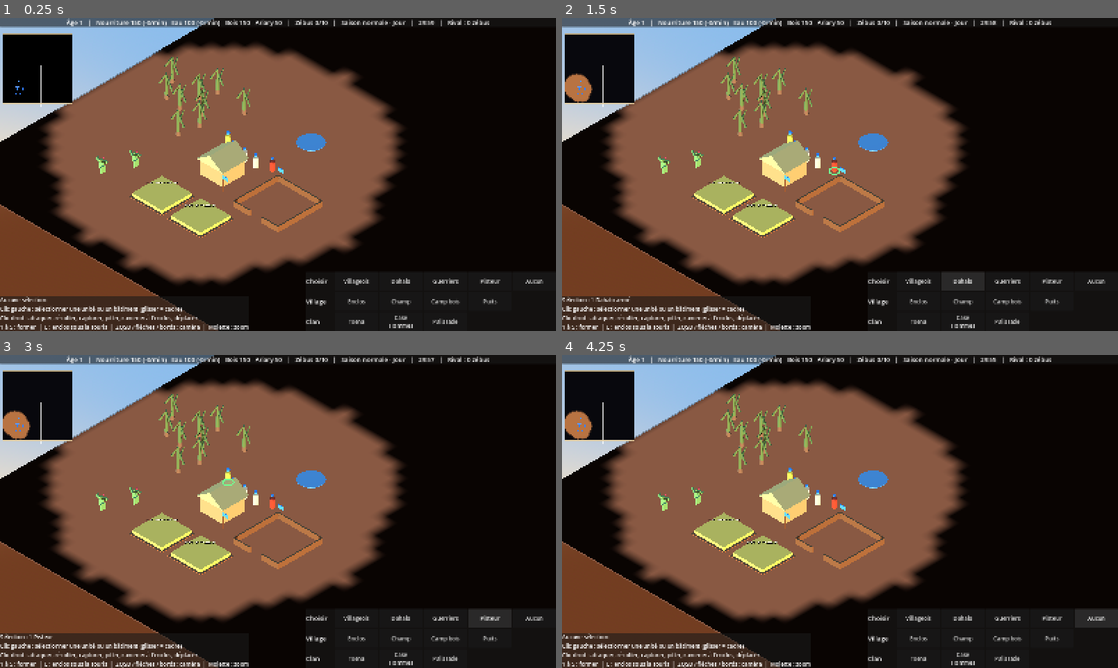
Above: before the commit, frames 1-4 (two rows, left to right).
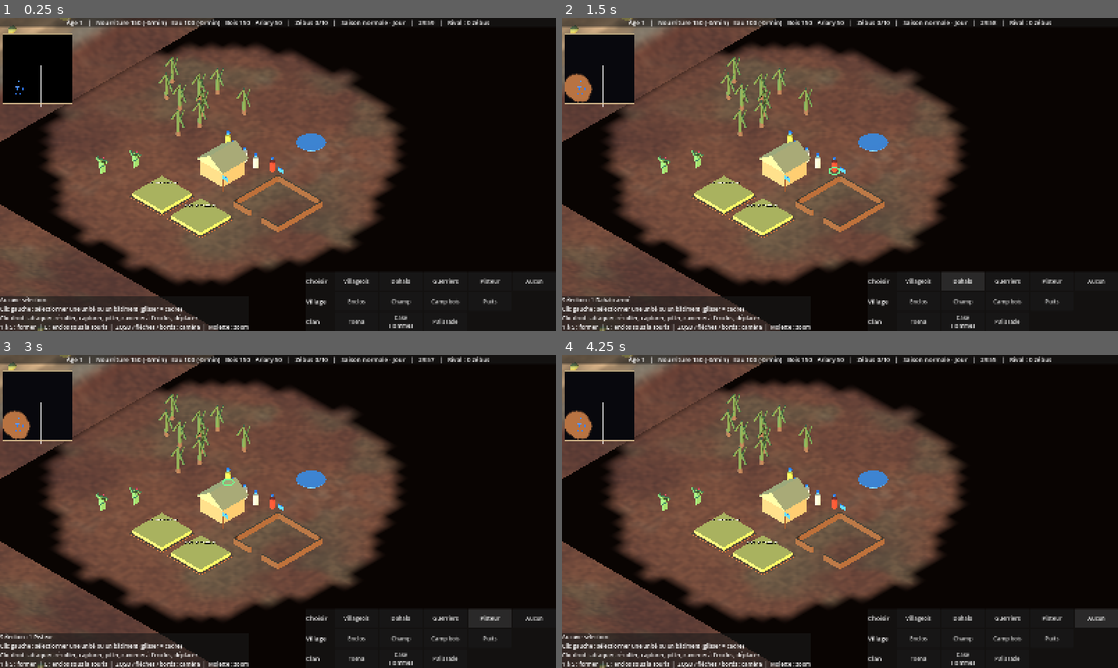
Above: after the commit, the same moments.

Repository: heishandria/dahalo
Game: Godot game, scene res://scenes/main.tscn
Two runs of this game, one before a commit and one after it. Both use one fixed random seed, a clock stepped at 60 frames per second and the inputs below.
Inputs:
- Up to frame 1 (0.25 s): no input
- Up to frame 2 (1.5 s): click "Villageois" at 0.5 s; click "Dahalo" at 1.25 s
- Up to frame 3 (3 s): click "Guerriers" at 2 s; click "Pisteur" at 2.75 s
- Up to frame 4 (4.25 s): click "Aucun" at 3.5 s

The runs differ from the first frame. In frame 1, 24% of the frame differs, in the area x 0-71%, y 0-100%; in frame 2, 24%; in frame 3, 24%; in frame 4, 24%.

Commit message:
Carte : sol de latérite par shader, relief et décor autour de la zone de jeu
Purement visuel : aucune collision, hors navmesh. Escarpements côté lointain,
collines basses côté caméra pour ne pas cacher les unités. La sécheresse
pâlit le sol et le relief. Nouvelle capture CI : bord du relief.

Co-Authored-By: Claude Opus 5.5 <noreply@anthropic.com>

Diff:
--- a/scenes/main.gd
+++ b/scenes/main.gd
@@ -35,9 +35,6 @@
 const AMBIANCE_NUIT := 0.5
 const CIEL_NUIT := 0.4
 const COULEUR_LUNE := Color(0.8, 0.83, 0.95)   # clair de lune presque neutre (moins bleu)
-
-const COULEUR_SOL := Color(0.72, 0.36, 0.2)
-const COULEUR_SOL_SECHERESSE := Color(0.82, 0.5, 0.3)
 
 @onready var entites: Node3D = $Entites
 @onready var navigation: NavigationRegion3D = $NavigationRegion3D
@@ -461,6 +458,7 @@
 
 
 func _on_meteo(secheresse: bool) -> void:
-	var m := sol.material_override as StandardMaterial3D
+	# Le relief (scenes/world/paysage.gd) écoute le même signal.
+	var m := sol.material_override as ShaderMaterial
 	if m:
-		m.albedo_color = COULEUR_SOL_SECHERESSE if secheresse else COULEUR_SOL
+		m.set_shader_parameter("secheresse", 1.0 if secheresse else 0.0)
--- a/scenes/main.tscn
+++ b/scenes/main.tscn
@@ -1,10 +1,12 @@
-[gd_scene load_steps=14 format=3]
+[gd_scene load_steps=15 format=3]
 
 [ext_resource type="Script" path="res://scenes/main.gd" id="1_main"]
 [ext_resource type="Script" path="res://systems/rts_camera.gd" id="2_camera"]
 [ext_resource type="Script" path="res://ui/hud.gd" id="3_hud"]
 [ext_resource type="Script" path="res://systems/selection_manager.gd" id="4_selection"]
 [ext_resource type="Script" path="res://systems/ai_controller.gd" id="5_ia"]
+[ext_resource type="PackedScene" path="res://scenes/world/paysage.tscn" id="6_paysage"]
+[ext_resource type="Shader" path="res://scenes/world/terrain.gdshader" id="7_terrain"]
 
 [sub_resource type="ProceduralSkyMaterial" id="Ciel_mat"]
 sky_top_color = Color(0.42, 0.6, 0.85, 1)
@@ -30,10 +32,10 @@
 [sub_resource type="PlaneMesh" id="Sol_mesh"]
 size = Vector2(120, 120)
 
-[sub_resource type="StandardMaterial3D" id="Sol_mat"]
+[sub_resource type="ShaderMaterial" id="Sol_mat"]
 resource_local_to_scene = true
-albedo_color = Color(0.72, 0.36, 0.2, 1)
-roughness = 1.0
+render_priority = 0
+shader = ExtResource("7_terrain")
 
 [sub_resource type="BoxShape3D" id="Sol_forme"]
 size = Vector3(120, 1, 120)
@@ -62,6 +64,8 @@
 [node name="Forme" type="CollisionShape3D" parent="NavigationRegion3D/SolPhysique"]
 transform = Transform3D(1, 0, 0, 0, 1, 0, 0, 0, 1, 0, -0.5, 0)
 shape = SubResource("Sol_forme")
+
+[node name="Paysage" parent="." instance=ExtResource("6_paysage")]
 
 [node name="Entites" type="Node3D" parent="."]
 
--- /dev/null
+++ b/scenes/world/paysage.gd
@@ -0,0 +1,199 @@
+extends Node3D
+## Paysage autour de la zone de jeu : relief (collines puis plateau) et décor (rochers, fourrés,
+## épineux, baobabs). Purement visuel : aucune collision, hors du navmesh, aucun effet sur le jeu.
+## La zone de jeu (±DEMI_CARTE) reste plate à y = 0 ; le relief part de son bord.
+## Spec : docs/specs/carte.md
+
+const ETENDUE := 200.0          # le relief couvre ±200 m : la caméra ne voit jamais le vide
+const PAS := 4.0                # maillage du relief (DEMI_CARTE doit en être un multiple)
+const GRAINE := 20261117        # paysage identique à chaque partie (captures comparables)
+const NOMBRE_ROCHERS := 170
+const NOMBRE_FOURRES := 260
+const NOMBRE_TOUFFES_EPINEUX := 140   # touffes de 3 à 5 tiges (épineux de type Alluaudia)
+const NOMBRE_BAOBABS := 10
+
+const COULEUR_ROCHER := Color(0.6, 0.5, 0.4)
+const COULEUR_FOURRE := Color(0.36, 0.38, 0.22)
+const COULEUR_TIGE := Color(0.4, 0.42, 0.3)
+const COULEUR_BAOBAB := Color(0.55, 0.45, 0.38)
+const COULEUR_COURONNE := Color(0.32, 0.38, 0.2)
+
+var _bruit := FastNoiseLite.new()
+var _bruit_fin := FastNoiseLite.new()
+var _hasard := RandomNumberGenerator.new()
+var _materiau_relief := ShaderMaterial.new()
+
+
+func _ready() -> void:
+	_bruit.seed = GRAINE
+	_bruit.frequency = 0.018
+	_bruit.fractal_octaves = 3
+	_bruit_fin.seed = GRAINE + 1
+	_bruit_fin.frequency = 0.09
+	_hasard.seed = GRAINE
+	_materiau_relief.shader = preload("res://scenes/world/terrain.gdshader")
+	EventBus.meteo_change.connect(_on_meteo)
+	_creer_relief()
+	_creer_decor()
+
+
+## Hauteur du relief : 0 dans la zone de jeu, collines basses près du bord, puis un plateau au loin.
+## La caméra regarde vers -X -Z : côté proche (bas de l'écran, +X +Z) le relief reste bas pour ne pas
+## cacher les unités, qui circulent jusqu'à ±56 m ; côté lointain (haut de l'écran), de vrais escarpements.
+func hauteur(x: float, z: float) -> float:
+	var d := maxf(absf(x), absf(z)) - GameRules.DEMI_CARTE
+	if d <= 0.0:
+		return 0.0
+	var n := (_bruit.get_noise_2d(x, z) + 1.0) * 0.5
+	var lointain := smoothstep(-40.0, 40.0, -(x + z))   # 1 en haut de l'écran, 0 en bas
+	var montee := smoothstep(0.0, 30.0, d)
+	var collines := montee * (2.0 + 10.0 * n)
+	var escarpement := smoothstep(6.0, 18.0, d) * (10.0 + 12.0 * n) * lointain
+	var plateau := smoothstep(30.0, 70.0, d) * 8.0
+	var detail := _bruit_fin.get_noise_2d(x, z) * (1.5 + 2.0 * lointain) * montee
+	return maxf(0.0, collines + escarpement + plateau + detail)
+
+
+func _creer_relief() -> void:
+	var cotes := int(2.0 * ETENDUE / PAS) + 1
+	var sommets := PackedVector3Array()
+	var normales := PackedVector3Array()
+	sommets.resize(cotes * cotes)
+	normales.resize(cotes * cotes)
+	for i in cotes:
+		for j in cotes:
+			var x := -ETENDUE + i * PAS
+			var z := -ETENDUE + j * PAS
+			sommets[i * cotes + j] = Vector3(x, hauteur(x, z), z)
+			# Normale par différences finies : relief lisse.
+			var dx := hauteur(x + 1.0, z) - hauteur(x - 1.0, z)
+			var dz := hauteur(x, z + 1.0) - hauteur(x, z - 1.0)
+			normales[i * cotes + j] = Vector3(-dx, 2.0, -dz).normalized()
+	var indices := PackedInt32Array()
+	for i in cotes - 1:
+		for j in cotes - 1:
+			var x := -ETENDUE + (i + 0.5) * PAS
+			var z := -ETENDUE + (j + 0.5) * PAS
+			if absf(x) < GameRules.DEMI_CARTE and absf(z) < GameRules.DEMI_CARTE:
+				continue  # zone de jeu : c'est le sol de la scène principale
+			var a := i * cotes + j
+			var b := a + cotes
+			indices.append_array([a, b, a + 1, a + 1, b, b + 1])
+	var tableaux := []
+	tableaux.resize(Mesh.ARRAY_MAX)
+	tableaux[Mesh.ARRAY_VERTEX] = sommets
+	tableaux[Mesh.ARRAY_NORMAL] = normales
+	tableaux[Mesh.ARRAY_INDEX] = indices
+	var maillage := ArrayMesh.new()
+	maillage.add_surface_from_arrays(Mesh.PRIMITIVE_TRIANGLES, tableaux)
+	var relief := MeshInstance3D.new()
+	relief.name = "Relief"
+	relief.mesh = maillage
+	relief.material_override = _materiau_relief
+	add_child(relief)
+
+
+# --- Décor (MultiMesh : quelques appels de dessin pour des centaines d'objets) ---
+
+func _creer_decor() -> void:
+	var rocher := SphereMesh.new()
+	rocher.radial_segments = 7
+	rocher.rings = 3
+	var rochers: Array[Transform3D] = []
+	for k in NOMBRE_ROCHERS:
+		var p := _point_hors_jeu(2.0, 110.0)
+		var e := _hasard.randf_range(0.6, 2.6)
+		var base := Basis(Vector3.UP, _hasard.randf() * TAU).scaled(Vector3(e * _hasard.randf_range(0.8, 1.6), e * 0.6, e))
+		rochers.append(Transform3D(base, p + Vector3(0, e * 0.15, 0)))
+	_ajouter_multimesh("Rochers", rocher, rochers, COULEUR_ROCHER, 0.12)
+
+	var fourre := SphereMesh.new()
+	fourre.radial_segments = 6
+	fourre.rings = 3
+	var fourres: Array[Transform3D] = []
+	for k in NOMBRE_FOURRES:
+		var p := _point_hors_jeu(3.0, 120.0)
+		var e := _hasard.randf_range(0.7, 1.8)
+		fourres.append(Transform3D(Basis().scaled(Vector3(e * 1.3, e * 0.7, e * 1.3)), p + Vector3(0, e * 0.25, 0)))
+	_ajouter_multimesh("Fourres", fourre, fourres, COULEUR_FOURRE, 0.18)
+
+	# Épineux : touffes de tiges dressées, un peu écartées (silhouette du bush de l'Androy).
+	var tige := CylinderMesh.new()
+	tige.top_radius = 0.1
+	tige.bottom_radius = 0.2
+	tige.height = 1.0
+	tige.radial_segments = 5
+	tige.rings = 1
+	var tiges: Array[Transform3D] = []
+	for k in NOMBRE_TOUFFES_EPINEUX:
+		var centre := _point_hors_jeu(7.0, 120.0)
+		# Côté proche de la caméra, des épineux bas : ils ne doivent pas masquer la zone de jeu.
+		var proche := smoothstep(-20.0, 60.0, centre.x + centre.z)
+		for t in _hasard.randi_range(3, 5):
+			var h := _hasard.randf_range(3.0, 6.5) * (1.0 - 0.6 * proche)
+			var axe := Vector3(_hasard.randf_range(-1, 1), 0, _hasard.randf_range(-1, 1)).normalized()
+			var base := Basis(axe, _hasard.randf_range(0.05, 0.3)).scaled(Vector3(1, h, 1))
+			var decalage := Vector3(_hasard.randf_range(-1.2, 1.2), 0, _hasard.randf_range(-1.2, 1.2))
+			var pied := centre + decalage
+			pied.y = hauteur(pied.x, pied.z)
+			tiges.append(Transform3D(base, pied + base.y * 0.5))
+	_ajouter_multimesh("Epineux", tige, tiges, COULEUR_TIGE, 0.15)
+
+	# Quelques baobabs, repères lointains.
+	var tronc := CylinderMesh.new()
+	tronc.top_radius = 0.6
+	tronc.bottom_radius = 1.2
+	tronc.height = 1.0
+	tronc.radial_segments = 8
+	var couronne := SphereMesh.new()
+	couronne.radial_segments = 8
+	couronne.rings = 4
+	var troncs: Array[Transform3D] = []
+	var couronnes: Array[Transform3D] = []
+	for k in NOMBRE_BAOBABS:
+		var p := _point_hors_jeu(15.0, 110.0)
+		var h := _hasard.randf_range(6.0, 9.0)
+		troncs.append(Transform3D(Basis().scaled(Vector3(1, h, 1)), p + Vector3(0, h * 0.5, 0)))
+		couronnes.append(Transform3D(Basis().scaled(Vector3(4.5, 1.4, 4.5)), p + Vector3(0, h + 0.3, 0)))
+	_ajouter_multimesh("BaobabsTroncs", tronc, troncs, COULEUR_BAOBAB, 0.08)
+	_ajouter_multimesh("BaobabsCouronnes", couronne, couronnes, COULEUR_COURONNE, 0.1)
+
+
+## Point au sol du relief, à une distance du bord de la zone de jeu comprise entre d_min et d_max.
+func _point_hors_jeu(d_min: float, d_max: float) -> Vector3:
+	var limite := GameRules.DEMI_CARTE
+	while true:
+		var x := _hasard.randf_range(-limite - d_max, limite + d_max)
+		var z := _hasard.randf_range(-limite - d_max, limite + d_max)
+		var d := maxf(absf(x), absf(z)) - limite
+		if d >= d_min and d <= d_max:
+			return Vector3(x, hauteur(x, z), z)
+	return Vector3.ZERO
+
+
+## variation : écart de teinte aléatoire d'un objet à l'autre.
+func _ajouter_multimesh(nom: String, maillage: Mesh, transformations: Array[Transform3D], couleur: Color,
+		variation: float) -> void:
+	var multi := MultiMesh.new()
+	multi.transform_format = MultiMesh.TRANSFORM_3D
+	multi.use_colors = true
+	multi.mesh = maillage
+	multi.instance_count = transformations.size()
+	for k in transformations.size():
+		multi.set_instance_transform(k, transformations[k])
+		var v := _hasard.randf_range(-variation, variation)
+		multi.set_instance_color(k, Color(couleur.r + v, couleur.g + v, couleur.b + v * 0.7))
+	var materiau := StandardMaterial3D.new()
+	materiau.vertex_color_use_as_albedo = true
+	materiau.vertex_color_is_srgb = true   # couleurs données en sRGB, sinon elles sont délavées
+	materiau.roughness = 1.0
+	materiau.metallic_specular = 0.1   # mat, sans reflet bleuté du ciel
+	var instance := MultiMeshInstance3D.new()
+	instance.name = nom
+	instance.multimesh = multi
+	instance.material_override = materiau
+	add_child(instance)
+
+
+func _on_meteo(secheresse: bool) -> void:
+	_materiau_relief.set_shader_parameter("secheresse", 1.0 if secheresse else 0.0)
--- /dev/null
+++ b/scenes/world/paysage.tscn
@@ -0,0 +1,6 @@
+[gd_scene load_steps=2 format=3]
+
+[ext_resource type="Script" path="res://scenes/world/paysage.gd" id="1_paysage"]
+
+[node name="Paysage" type="Node3D"]
+script = ExtResource("1_paysage")
--- /dev/null
+++ b/scenes/world/terrain.gdshader
@@ -0,0 +1,69 @@
+// Sol de l'Androy : latérite, plaques de sable, herbe sèche ; roche calcaire sur les pentes et les hauteurs.
+// Utilisé par le sol de la zone de jeu ET par le relief qui l'entoure (raccord sans couture).
+// Bruit calculé dans le shader (aucune texture) : même rendu sur PC, Web et mobile.
+shader_type spatial;
+render_mode diffuse_lambert, specular_disabled;
+
+uniform float secheresse : hint_range(0.0, 1.0) = 0.0;
+uniform vec3 couleur_laterite : source_color = vec3(0.72, 0.36, 0.2);
+uniform vec3 couleur_laterite_sombre : source_color = vec3(0.56, 0.27, 0.16);
+uniform vec3 couleur_sable : source_color = vec3(0.8, 0.6, 0.42);
+uniform vec3 couleur_herbe : source_color = vec3(0.58, 0.52, 0.3);
+uniform vec3 couleur_roche : source_color = vec3(0.74, 0.61, 0.46);   // calcaire du plateau Mahafaly
+
+varying vec3 position_monde;
+varying vec3 normale_monde;
+
+float hachage(vec2 p) {
+	vec3 p3 = fract(vec3(p.xyx) * 0.1031);
+	p3 += dot(p3, p3.yzx + 33.33);
+	return fract((p3.x + p3.y) * p3.z);
+}
+
+float bruit(vec2 p) {
+	vec2 i = floor(p);
+	vec2 f = fract(p);
+	vec2 u = f * f * (3.0 - 2.0 * f);
+	return mix(mix(hachage(i), hachage(i + vec2(1.0, 0.0)), u.x),
+			mix(hachage(i + vec2(0.0, 1.0)), hachage(i + vec2(1.0, 1.0)), u.x), u.y);
+}
+
+float bruit_fractal(vec2 p) {
+	return 0.5 * bruit(p) + 0.3 * bruit(p * 2.1 + 17.0) + 0.2 * bruit(p * 4.3 + 41.0);
+}
+
+void vertex() {
+	position_monde = (MODEL_MATRIX * vec4(VERTEX, 1.0)).xyz;
+	normale_monde = normalize((MODEL_MATRIX * vec4(NORMAL, 0.0)).xyz);
+}
+
+void fragment() {
+	vec2 p = position_monde.xz;
+	float grandes = bruit_fractal(p / 22.0);
+	float moyennes = bruit_fractal(p / 5.0);
+	float grain = bruit(p * 1.7);
+
+	vec3 c = mix(couleur_laterite_sombre, couleur_laterite, smoothstep(0.3, 0.7, grandes));
+	// Plaques de sable
+	c = mix(c, couleur_sable, smoothstep(0.6, 0.85, moyennes * 0.5 + grandes * 0.5) * 0.4);
+	// Herbe sèche, qui disparaît presque pendant la sécheresse
+	float herbe = smoothstep(0.55, 0.8, bruit_fractal(p / 12.0 + 5.3)) * (1.0 - 0.8 * secheresse);
+	c = mix(c, couleur_herbe, herbe * 0.35);
+	// Roche calcaire : pentes raides et hauteurs du relief
+	float pente = 1.0 - clamp(normale_monde.y, 0.0, 1.0);
+	float roche = clamp(smoothstep(0.15, 0.4, pente) + 0.6 * smoothstep(8.0, 20.0, position_monde.y), 0.0, 1.0);
+	// Sur les parois, le bruit est pris à la verticale (sinon il s'étire) : strates calcaires horizontales.
+	float paroi = smoothstep(0.2, 0.5, pente);
+	float strates = bruit_fractal(vec2(position_monde.x + position_monde.z, position_monde.y * 2.5) / 4.0);
+	float texture_roche = mix(moyennes, strates, paroi);
+	vec3 c_roche = couleur_roche * (0.8 + 0.35 * texture_roche);
+	c_roche *= 0.92 + 0.08 * sin(position_monde.y * 2.2 + strates * 4.0);
+	c = mix(c, c_roche, roche);
+	// Lecture du relief en vue isométrique : creux plus sombres, hauteurs plus claires
+	c *= 0.88 + 0.3 * smoothstep(0.0, 28.0, position_monde.y);
+	// Sécheresse : tout pâlit et tire vers l'ocre
+	c = mix(c, c * vec3(1.1, 1.02, 0.92) + 0.06, secheresse);
+
+	ALBEDO = c * (0.9 + 0.2 * mix(grain, 0.5, paroi));
+	ROUGHNESS = 1.0;
+}
--- a/systems/captures.gd
+++ b/systems/captures.gd
@@ -36,6 +36,9 @@
 	await _attendre_temps_de_jeu(1.0)
 	rig.centrer_sur(BASE_JOUEUR)
 	await _capturer("depart")
+	rig.centrer_sur(Vector3(-62, 0, 10))   # bord ouest : raccord entre la zone de jeu et le relief
+	await _capturer("bordure_relief")
+	rig.centrer_sur(BASE_JOUEUR)
 
 	for b in get_tree().get_nodes_in_group("case_centrale"):
 		if b.faction == GameRules.PLAYER:
Not shown, changed: docs/passation.md
Not shown, added: docs/specs/carte.md
